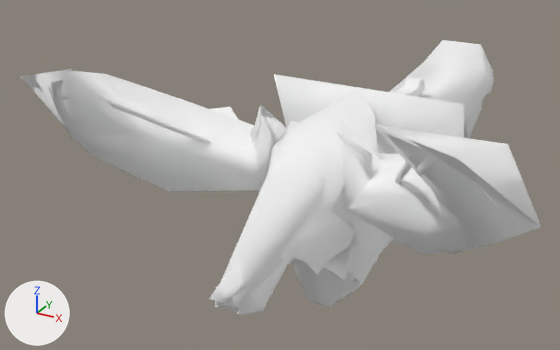
The glTF model docs/models/weapons/w04/094.glb: old version first, new version second.
Camera for both pictures: a camera (50 mm lens) standing at (0.8, -2.31, 0.75) and looking at (-0.28, -0.35, -0.23). The axes (+X, +Y, +Z) are drawn at lower left. The lights are the same throughout. The first picture is the older version. Vertices at exactly the same position are counted once.

The first picture shows 'Group[0]', 'Group[100]', 'Group[1]', 'Group[2]'.
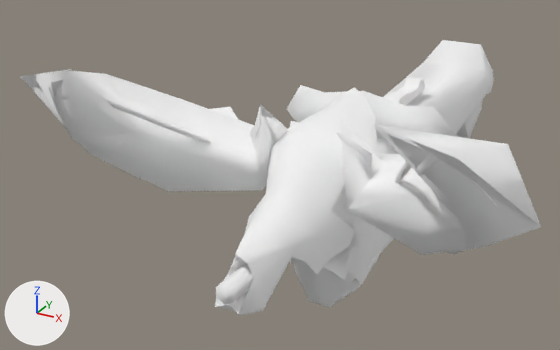
Edits to the bpy script that builds the scene:
```text
Change me_group_1:
    used by ob_group_1; location = (0.0, 0.0, 0.0)
    remove me_group_1.from_pydata(...)  # 105 vertices, 187 faces; spans x -0.132..0.132, y -1.1..-0.429, z -0.234..0.123
    add me_group_1.from_pydata(...)  # 91 vertices, 170 faces; spans x -0.132..0.132, y -1.1..-0.429, z -0.234..0.123
    me_group_1 part 1: the loose piece of 8 vertices spanning x -0.092..0.092, y -1.053..-0.625, z -0.17..0.072 is deleted
    me_group_1 part 2: the loose piece of 6 vertices spanning x -0.042..0.041, y -1.1..-0.605, z -0.188..-0.12 is deleted
Change me_group_2:
    used by ob_group_2; location = (0.0, 0.0, 0.0)
    remove me_group_2.from_pydata(...)  # 128 vertices, 204 faces; spans x -0.286..0.286, y -0.431..-0.119, z -0.475..0.104
    add me_group_2.from_pydata(...)  # 116 vertices, 184 faces; spans x -0.273..0.273, y -0.383..-0.119, z -0.445..0.095
    me_group_2 part 3: the loose piece of 12 vertices spanning x -0.286..0.286, y -0.431..-0.134, z -0.475..0.104 is deleted
```

What differs and where, as boxes (x1, y1, x2, y2) in the pictures (560 x 350 px):
'Group[1]', reshaped: before (209, 87, 377, 315); after (215, 87, 377, 315)
'Group[2]', reshaped: before (274, 74, 464, 245); after (287, 85, 458, 154)
part 1 of me_group_1, deleted: before (221, 121, 356, 291)
part 2 of me_group_1, deleted: before (209, 257, 295, 309)
part 3 of me_group_2, deleted: before (274, 74, 464, 245)
